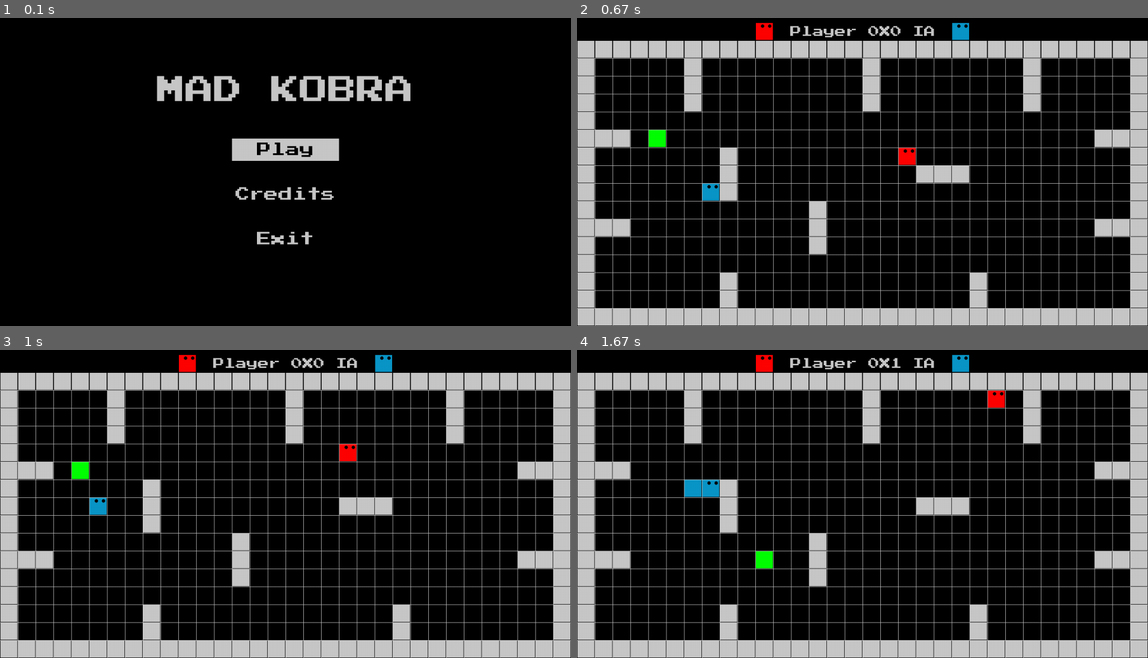
Above: before the commit, frames 1-4 (two rows, left to right).
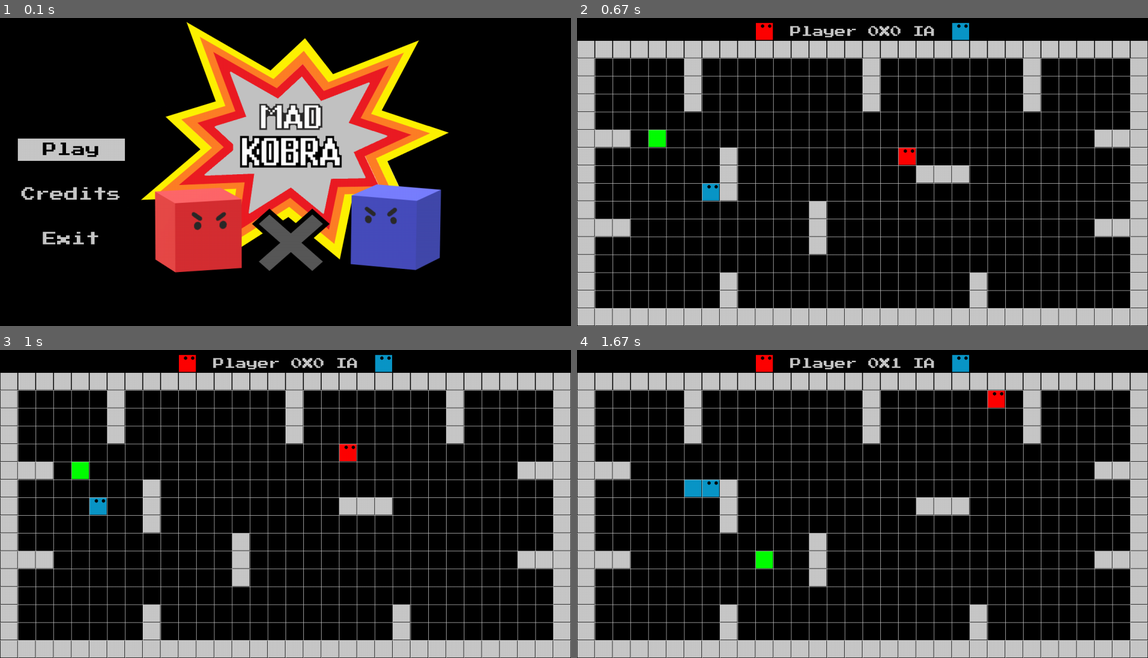
Above: after the commit, the same moments.

Repository: LUDUSLab/stem-games
Game: pygame game, started from Snake3Equipe2/main.py
Two runs of this game, one before a commit and one after it. Both use one fixed random seed, a clock stepped at 60 frames per second and the inputs below.
Inputs:
- Up to frame 1 (0.1 s): no input
- Up to frame 2 (0.67 s): tap Enter at 0.33 s
- Up to frame 3 (1 s): hold W from 0.67 s (still down)
- Up to frame 4 (1.67 s): release W at 1.13 s; hold D 1.17-1.63 s

The runs differ from the first frame. In frame 1, 30% of the frame differs, in the area x 3-79%, y 1-83%; in frame 2, nothing differs; in frame 3, nothing differs; in frame 4, nothing differs.

Commit message:
adding menu and few sounds

Diff:
--- a/Snake3Equipe2/arena.py
+++ b/Snake3Equipe2/arena.py
@@ -50,10 +50,12 @@
 
     def collision_fruit_snake(self):
         if self.snake_player.head.pos == self.fruit.fruit.pos:
+            config.eat_sound.play()
             self.snake_player.add_cube()
             self.fruit = fruit.Fruit(1, self.random_fruit())
             self.snake_player.score += self.fruit.value
         elif self.snake_bot.head.pos == self.fruit.fruit.pos:
+            config.eat_sound.play()
             self.snake_bot.add_cube()
             self.fruit = fruit.Fruit(1, self.random_fruit())
             self.snake_bot.score += self.fruit.value
--- a/Snake3Equipe2/config.py
+++ b/Snake3Equipe2/config.py
@@ -5,6 +5,10 @@
 
 COLOR_BLACK = (0, 0, 0)
 COLOR_LIGHT_GRAY = (200, 200, 200)
+menu_image = pygame.image.load('./assets/menu.png')
+menu_sound = pygame.mixer.Sound('./assets/368068__furbyguy__rock-metal-guitar-riff-1.wav')
+menu_sound.set_volume(0.1)
+eat_sound = pygame.mixer.Sound('./assets/524607__clearwavsound__crunchy-bite.wav')
 
 SQUARE_SIZE = 40
 
--- a/Snake3Equipe2/main.py
+++ b/Snake3Equipe2/main.py
@@ -1,13 +1,16 @@
 import menu
 import credits
 import game
+import config
 
 
 while not menu.menu_options["in_game"] and not menu.menu_options["exit"]:
+    config.menu_sound.play()
     if menu.menu_options["in_credits"]:
         credits.credits_obj.display_all()
     else:
         menu.menu_obj.display_all()
 
 while menu.menu_options["in_game"]:
+    config.menu_sound.stop()
     game.game_obj.display_all()
--- a/Snake3Equipe2/menu.py
+++ b/Snake3Equipe2/menu.py
@@ -3,7 +3,7 @@
 import config
 
 menu_button_dimension = (240, 50)
-button_center_x = config.window.center[0] - menu_button_dimension[0] // 2
+button_center_x = config.window.center[0] - 600
 
 menu_options_key = ["in_game", "in_credits", "exit"]
 menu_options = {k: False for k in menu_options_key}
@@ -29,7 +29,6 @@
 
 buttons[0].set_selected(True)
 
-
 class Menu:
     game_title_font = config.font(64)
     surface = pygame.Surface(config.window.size)
@@ -37,10 +36,8 @@
     def __init__(self, bg_color: tuple = config.COLOR_BLACK):
         self.bg_color = bg_color
 
-    def display_header(self, font_color):
-        config.display_msg(self.surface, self.game_title_font, "MAD KOBRA", font_color,
-                           (config.window.center[0] - self.game_title_font.size("MAD KOBRA")[0] // 2,
-                            config.window.center[1] - 200))
+    def display_header(self):
+        pygame.Surface.blit(self.surface, config.menu_image, (0, 0))
 
     def display_buttons(self):
         for b in buttons:
@@ -52,7 +49,7 @@
         pygame.display.update()
 
     def display_all(self):
-        self.display_header(config.COLOR_LIGHT_GRAY)
+        self.display_header()
         self.display_buttons()
         button.check_key(buttons)
         self.update_surface()
Binary file added: Snake3Equipe2/assets/menu.png
Not shown, added: Snake3Equipe2/assets/368068__furbyguy__rock-metal-guitar-riff-1.wav
Not shown, added: Snake3Equipe2/assets/524607__clearwavsound__crunchy-bite.wav
